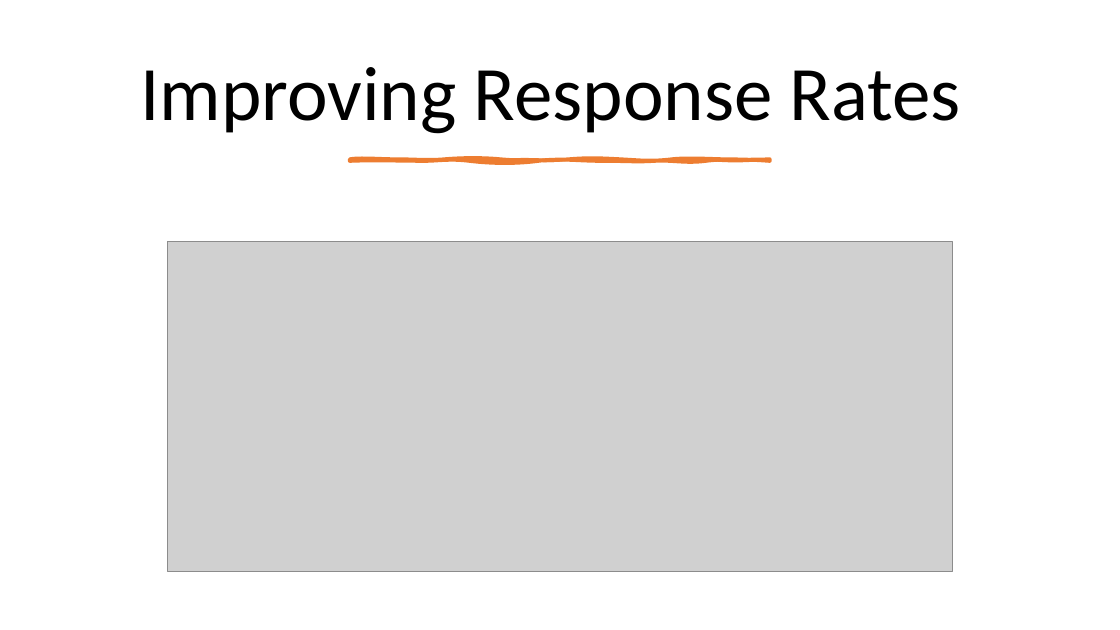
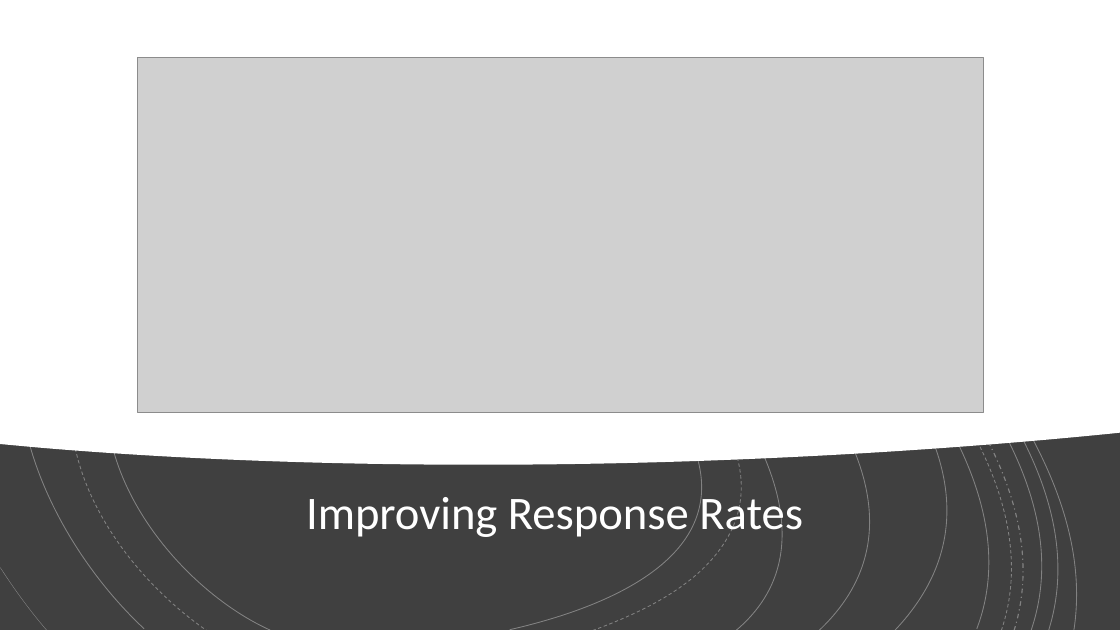
Before and after one commit to mikenguyen13/mar4050, a slide deck: slide 26 of lectures/7/Developing the sampling plan.pptx (slide 16 before the commit). Drawn at 1120x630 pixels with LibreOffice and Linux fonts; fonts in the diff are those of the drawing; grey boxes stand for pictures. Boxes give left, top, right and bottom in pixels: in the first picture for what was removed or moved away, otherwise in the second. Text is boxed around its words. In the diff, an @@ line names an element or a change of style, - is before the commit and + after.

```diff
--- a/lectures/7/Developing the sampling plan.pptx
+++ b/lectures/7/Developing the sampling plan.pptx
@@ rectangle added at [0,0,1120,630], fill #404040 @@
@@ freeform shape added at [0,0,1120,465], fill #FFFFFF @@
@@ group added at [0,0,1120,630]: 15 freeform shapes @@
@@ picture: place and size @@
-picture at [168,242,953,571]
+picture at [138,58,983,413]
@@ freeform shape removed at [350,160,770,161] @@
@@ title "Improving Response Rates": place and size @@
-title "Improving Response Rates" at [140,67,961,134]
+title "Improving Response Rates" at [306,490,803,541]
@@ title "Improving Response Rates" at [306,490,803,541]: size 66 to 40 pt, text colour #000000 to #FFFFFF @@
```
Also in this commit, not shown: 17 other slides changed, 13 slides added, 5 other files.
